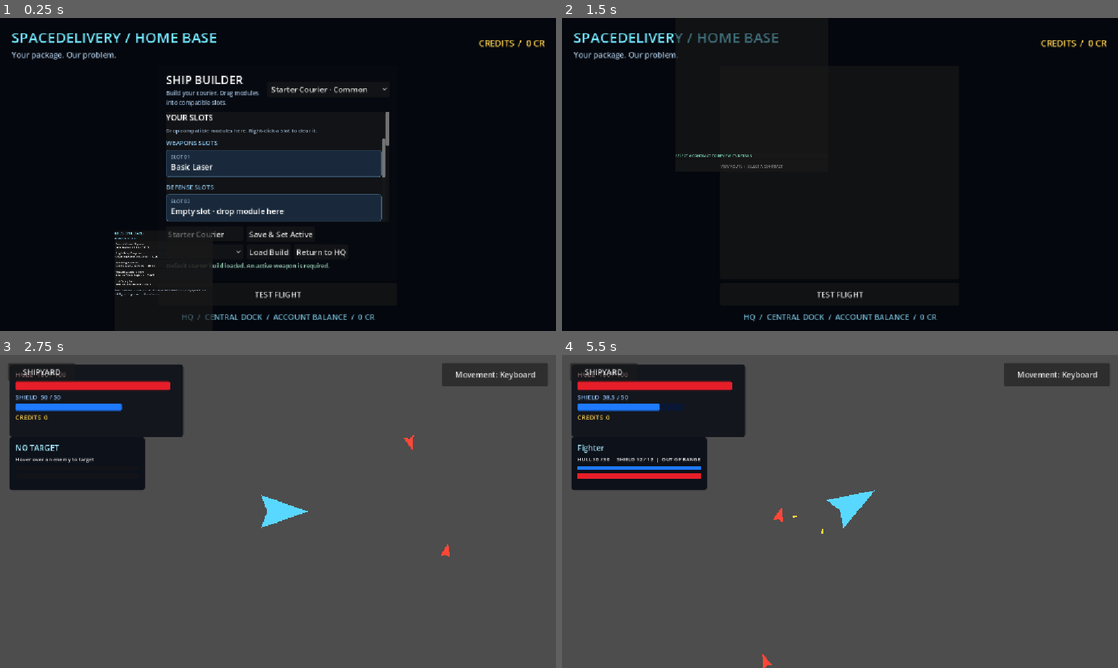
Above: before the commit, frames 1-4 (two rows, left to right).
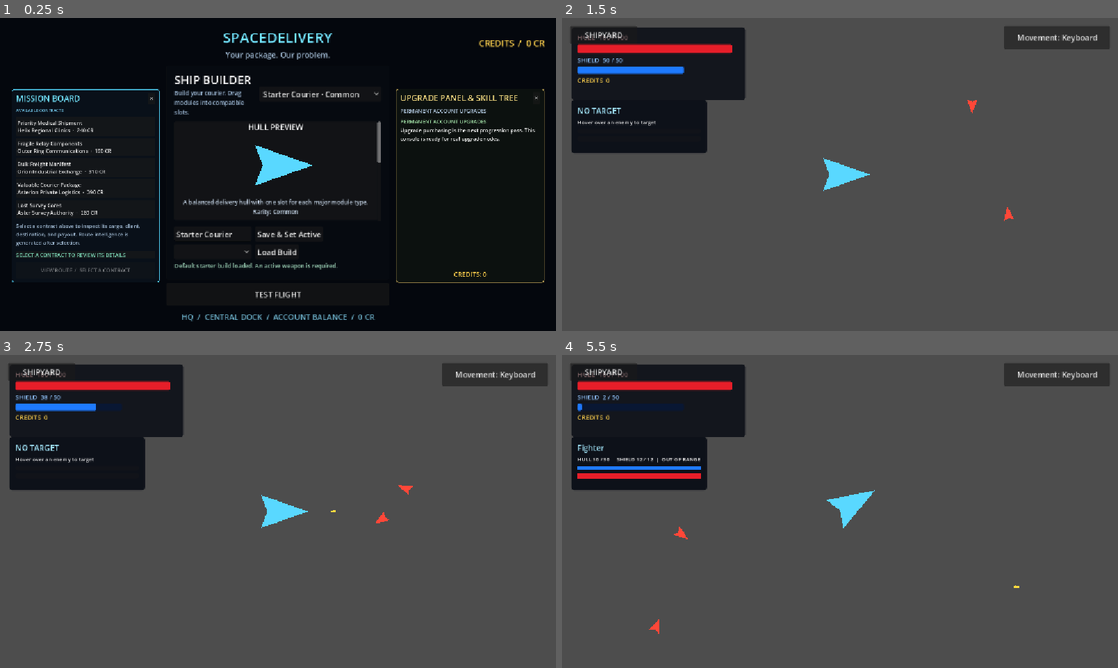
Above: after the commit, the same moments.

Repository: Bbran4/SpaceDelivery
Game: Godot game, scene res://scenes/hq.tscn
Same seed, same stepped clock (60 frames per second), same inputs: the game is played once before the commit and once after it.
Inputs (mouse positions are in pixels of both pictures, inside the frame that each line leads up to):
- Up to frame 1 (0.25 s): no input
- Up to frame 2 (1.5 s): click "Return to HQ" (after the commit: "TEST FLIGHT") at 0.5 s; click (773, 233) at 1.25 s, where only the run before the commit has a clickable "✕"
- Up to frame 3 (2.75 s): click (278, 630) at 2 s, where only the run before the commit has a clickable "TEST FLIGHT"
- Up to frame 4 (5.5 s): click "Movement: Keyboard" at 2.75 s; click "Movement: Mouse" at 3.5 s; click "SHIPYARD" at 4.25 s; click "Return to HQ" at 5 s

The runs differ from the first frame. In frame 1, 15% of the frame differs, in the area x 2-98%, y 4-97%; in frame 2, 91%, in the area x 0-100%, y 0-100%; in frame 3, 0.3%; in frame 4, 0.6%.

Commit message:
HQ Panels

Diff:
--- a/scenes/hq.tscn
+++ b/scenes/hq.tscn
@@ -3,6 +3,38 @@
 [ext_resource type="Script" path="res://scripts/ui/hq.gd" id="1_hq"]
 [ext_resource type="PackedScene" path="res://scenes/ui/ship_builder.tscn" id="2_builder"]
 [ext_resource type="Script" path="res://scripts/ui/focus_panel.gd" id="3_focus"]
+
+[sub_resource type="StyleBoxFlat" id="MissionPanelStyle"]
+bg_color = Color(0.035, 0.065, 0.1, 0.97)
+border_width_left = 2
+border_width_top = 2
+border_width_right = 2
+border_width_bottom = 2
+border_color = Color(0.3, 0.78, 0.92, 1)
+corner_radius_top_left = 8
+corner_radius_top_right = 8
+corner_radius_bottom_right = 8
+corner_radius_bottom_left = 8
+content_margin_left = 14.0
+content_margin_top = 12.0
+content_margin_right = 14.0
+content_margin_bottom = 12.0
+
+[sub_resource type="StyleBoxFlat" id="SkillPanelStyle"]
+bg_color = Color(0.05, 0.07, 0.06, 0.97)
+border_width_left = 2
+border_width_top = 2
+border_width_right = 2
+border_width_bottom = 2
+border_color = Color(0.85, 0.72, 0.38, 1)
+corner_radius_top_left = 8
+corner_radius_top_right = 8
+corner_radius_bottom_right = 8
+corner_radius_bottom_left = 8
+content_margin_left = 14.0
+content_margin_top = 12.0
+content_margin_right = 14.0
+content_margin_bottom = 12.0
 
 [node name="HQ" type="Control"]
 layout_mode = 3
@@ -42,6 +74,10 @@
 [node name="Header" type="HBoxContainer" parent="Layout/Column"]
 layout_mode = 2
 
+[node name="HeaderSpacer" type="Control" parent="Layout/Column/Header"]
+custom_minimum_size = Vector2(210, 0)
+layout_mode = 2
+
 [node name="Brand" type="VBoxContainer" parent="Layout/Column/Header"]
 layout_mode = 2
 size_flags_horizontal = 3
@@ -50,12 +86,14 @@
 layout_mode = 2
 theme_override_colors/font_color = Color(0.45, 0.9, 1, 1)
 theme_override_font_sizes/font_size = 30
-text = "SPACEDELIVERY / HOME BASE"
+text = "SPACEDELIVERY"
+horizontal_alignment = 1
 
 [node name="Subtitle" type="Label" parent="Layout/Column/Header/Brand"]
 layout_mode = 2
 theme_override_colors/font_color = Color(0.64, 0.74, 0.84, 1)
 text = "Your package. Our problem."
+horizontal_alignment = 1
 
 [node name="AccountBalance" type="Label" parent="Layout/Column/Header"]
 unique_name_in_owner = true
@@ -73,7 +111,7 @@
 theme_override_constants/separation = 14
 
 [node name="MissionSlot" type="Control" parent="Layout/Column/Main"]
-custom_minimum_size = Vector2(250, 0)
+custom_minimum_size = Vector2(260, 0)
 layout_mode = 2
 size_flags_horizontal = 3
 mouse_filter = 2
@@ -81,7 +119,7 @@
 [node name="Center" type="VBoxContainer" parent="Layout/Column/Main"]
 layout_mode = 2
 size_flags_horizontal = 3
-size_flags_stretch_ratio = 1.7
+size_flags_stretch_ratio = 1.5
 theme_override_constants/separation = 8
 
 [node name="BuilderPanel" type="PanelContainer" parent="Layout/Column/Main/Center"]
@@ -93,6 +131,7 @@
 layout_mode = 2
 size_flags_horizontal = 3
 size_flags_vertical = 3
+embedded = true
 
 [node name="CenterActions" type="VBoxContainer" parent="Layout/Column/Main/Center"]
 unique_name_in_owner = true
@@ -106,7 +145,7 @@
 text = "TEST FLIGHT"
 
 [node name="SkillSlot" type="Control" parent="Layout/Column/Main"]
-custom_minimum_size = Vector2(250, 0)
+custom_minimum_size = Vector2(260, 0)
 layout_mode = 2
 size_flags_horizontal = 3
 mouse_filter = 2
@@ -143,12 +182,13 @@
 mouse_filter = 0
 color = Color(0.008, 0.015, 0.028, 0.8)
 
-[node name="MissionPanel" type="PanelContainer" parent="PanelLayer" groups=["hq_focus_panels"]]
+[node name="MissionPanel" type="PanelContainer" parent="PanelLayer" node_paths=PackedStringArray("slot", "dim")]
 layout_mode = 0
+theme_override_styles/panel = SubResource("MissionPanelStyle")
 script = ExtResource("3_focus")
 slot = NodePath("../../Layout/Column/Main/MissionSlot")
 dim = NodePath("../Dim")
-focus_size = Vector2(680, 620)
+focus_size = Vector2(460, 600)
 
 [node name="MissionVBox" type="VBoxContainer" parent="PanelLayer/MissionPanel"]
 layout_mode = 2
@@ -176,6 +216,7 @@
 
 [node name="WelcomeText" type="Label" parent="PanelLayer/MissionPanel/MissionVBox/WelcomeContent"]
 unique_name_in_owner = true
+visible = false
 layout_mode = 2
 text = "Browse available contracts."
 autowrap_mode = 3
@@ -196,12 +237,13 @@
 layout_mode = 2
 theme_override_constants/separation = 6
 
-[node name="SkillPanel" type="PanelContainer" parent="PanelLayer" groups=["hq_focus_panels"]]
+[node name="SkillPanel" type="PanelContainer" parent="PanelLayer" node_paths=PackedStringArray("slot", "dim")]
 layout_mode = 0
+theme_override_styles/panel = SubResource("SkillPanelStyle")
 script = ExtResource("3_focus")
 slot = NodePath("../../Layout/Column/Main/SkillSlot")
 dim = NodePath("../Dim")
-focus_size = Vector2(680, 620)
+focus_size = Vector2(460, 600)
 
 [node name="SkillVBox" type="VBoxContainer" parent="PanelLayer/SkillPanel"]
 layout_mode = 2
--- a/scripts/ui/focus_panel.gd
+++ b/scripts/ui/focus_panel.gd
@@ -1,24 +1,57 @@
 extends PanelContainer
 class_name FocusPanel
+
+## A console panel that rests visibly inside a layout slot at reduced scale.
+## Clicking it animates it to the centre of the screen, dims everything behind
+## it, and lets the player interact with it. Esc, the dim backdrop, or
+## unfocus() sends it back to its slot.
+##
+## The panel is authored at `focus_size` and simply scaled down at rest, so the
+## animation only tweens position and scale (no layout work mid-animation).
+## It must be a child of a plain Control, not a Container.
+
 signal focused
 signal unfocused
+
+const GROUP: StringName = &"hq_focus_panels"
+
+## Empty Control in the HQ layout that defines where this panel rests.
 @export var slot: Control
+## Shared full-screen ColorRect behind focused panels.
 @export var dim: ColorRect
-@export var focus_size := Vector2(680.0, 620.0)
-@export_range(0.2, 1.0, 0.01) var min_home_scale := 0.3
-@export_range(0.2, 1.0, 0.01) var max_home_scale := 0.7
-@export_range(0.3, 1.0, 0.01) var screen_fill := 0.92
-@export_range(0.05, 2.0, 0.05) var animation_time := 0.35
-var is_focused := false
+## The size the panel is authored at, and shown at when focused.
+@export var focus_size: Vector2 = Vector2(460.0, 600.0)
+@export_range(0.2, 1.0, 0.01) var min_home_scale: float = 0.4
+@export_range(0.2, 1.0, 0.01) var max_home_scale: float = 0.8
+@export_range(0.3, 1.0, 0.01) var screen_fill: float = 0.94
+@export_range(0.05, 2.0, 0.05) var animation_time: float = 0.35
+
+var is_focused: bool = false
 var _tween: Tween
 var _click_catcher: Control
+
+
 func _ready() -> void:
-	add_to_group("hq_focus_panels")
+	if slot == null:
+		push_warning("FocusPanel '%s' has no slot assigned; it cannot rest in the layout." % name)
+	if dim == null:
+		push_warning("FocusPanel '%s' has no dim backdrop assigned." % name)
+
+	add_to_group(GROUP)
 	custom_minimum_size = focus_size
 	size = focus_size
-	pivot_offset = size * 0.5
+	# Scale from the top-left corner so global_position is simply the visual
+	# top-left. (With a centred pivot, global_position shifts as scale changes.)
+	pivot_offset = Vector2.ZERO
 	z_index = 1
-	resized.connect(func() -> void: pivot_offset = size * 0.5)
+	clip_contents = true
+	# Autowrap labels report a huge minimum height while they are still
+	# unwrapped, which can inflate this container on the first layout pass.
+	# Containers never shrink back on their own, so restore the authored size.
+	minimum_size_changed.connect(_restore_authored_size)
+
+	# Covers the content while resting so inner buttons cannot be pressed
+	# through the shrunken panel. Any left click focuses the panel.
 	_click_catcher = Control.new()
 	_click_catcher.name = "ClickCatcher"
 	_click_catcher.mouse_filter = Control.MOUSE_FILTER_STOP
@@ -27,71 +60,130 @@
 	_click_catcher.mouse_entered.connect(_set_hover.bind(true))
 	_click_catcher.mouse_exited.connect(_set_hover.bind(false))
 	add_child(_click_catcher)
+
 	if dim != null:
 		dim.visible = false
 		dim.modulate.a = 0.0
 		dim.gui_input.connect(_on_dim_input)
-	if slot != null: slot.resized.connect(_refresh_layout)
+
+	if slot != null:
+		# item_rect_changed fires on position changes as well as resizes.
+		slot.item_rect_changed.connect(_refresh_layout)
 	get_viewport().size_changed.connect(_refresh_layout)
 	_refresh_layout.call_deferred()
+
+
 func focus() -> void:
-	if is_focused: return
-	for panel in get_tree().get_nodes_in_group("hq_focus_panels"):
-		if panel != self and panel is FocusPanel: panel.unfocus()
+	if is_focused:
+		return
+	for other: Node in get_tree().get_nodes_in_group(GROUP):
+		if other != self and other is FocusPanel:
+			(other as FocusPanel).unfocus(true)
 	is_focused = true
 	z_index = 10
 	modulate = Color.WHITE
 	_click_catcher.visible = false
-	if dim != null: dim.visible = true
+	if dim != null:
+		dim.visible = true
 	_animate_to(_focus_position(), _focus_scale(), 1.0)
 	focused.emit()
-func unfocus() -> void:
-	if not is_focused: return
+
+
+## keep_dim is used when another panel is taking over, so the backdrop stays.
+func unfocus(keep_dim: bool = false) -> void:
+	if not is_focused:
+		return
 	is_focused = false
-	var tween := _animate_to(_home_position(), _home_scale(), 0.0)
+	var tween: Tween = _animate_to(_home_position(), _home_scale(), -1.0 if keep_dim else 0.0)
 	tween.chain().tween_callback(_on_unfocus_finished)
 	unfocused.emit()
+
+
 func _on_unfocus_finished() -> void:
-	if is_focused: return
+	if is_focused:
+		return
 	z_index = 1
 	_click_catcher.visible = true
-	if dim != null: dim.visible = false
+	if dim != null and not _any_panel_focused():
+		dim.visible = false
+
+
+func _any_panel_focused() -> bool:
+	for other: Node in get_tree().get_nodes_in_group(GROUP):
+		if other is FocusPanel and (other as FocusPanel).is_focused:
+			return true
+	return false
+
+
+## A negative dim_alpha leaves the backdrop untouched.
 func _animate_to(target_position: Vector2, target_scale: float, dim_alpha: float) -> Tween:
-	if _tween != null: _tween.kill()
-	_tween = create_tween().set_parallel(true)
-	_tween.set_trans(Tween.TRANS_CUBIC).set_ease(Tween.EASE_OUT)
+	if _tween != null:
+		_tween.kill()
+	_tween = create_tween()
+	_tween.set_parallel(true)
+	_tween.set_trans(Tween.TRANS_CUBIC)
+	_tween.set_ease(Tween.EASE_OUT)
 	_tween.tween_property(self, "global_position", target_position, animation_time)
 	_tween.tween_property(self, "scale", Vector2.ONE * target_scale, animation_time)
-	if dim != null: _tween.tween_property(dim, "modulate:a", dim_alpha, animation_time)
+	if dim != null and dim_alpha >= 0.0:
+		_tween.tween_property(dim, "modulate:a", dim_alpha, animation_time)
 	return _tween
+
+
+func _restore_authored_size() -> void:
+	if not size.is_equal_approx(focus_size):
+		set_deferred("size", focus_size)
+
+
 func _refresh_layout() -> void:
-	if _tween != null and _tween.is_running(): return
+	if _tween != null and _tween.is_running():
+		return
 	if is_focused:
+		scale = Vector2.ONE * _focus_scale()
 		global_position = _focus_position()
-		scale = Vector2.ONE * _focus_scale()
 	else:
+		scale = Vector2.ONE * _home_scale()
 		global_position = _home_position()
-		scale = Vector2.ONE * _home_scale()
+
+
 func _home_scale() -> float:
-	if slot == null or size.x <= 0.0 or size.y <= 0.0: return min_home_scale
-	return clampf(minf(slot.size.x / size.x, slot.size.y / size.y), min_home_scale, max_home_scale)
+	if slot == null or focus_size.x <= 0.0 or focus_size.y <= 0.0:
+		return min_home_scale
+	return clampf(minf(slot.size.x / focus_size.x, slot.size.y / focus_size.y), min_home_scale, max_home_scale)
+
+
 func _home_position() -> Vector2:
-	if slot == null: return global_position
-	return slot.global_position + slot.size * 0.5 - size * 0.5
+	if slot == null:
+		return global_position
+	return slot.global_position + slot.size * 0.5 - focus_size * _home_scale() * 0.5
+
+
 func _focus_scale() -> float:
-	var v := get_viewport_rect().size
-	return minf(1.0, minf(v.x * screen_fill / size.x, v.y * screen_fill / size.y))
+	var viewport_size: Vector2 = get_viewport_rect().size
+	return minf(1.0, minf(viewport_size.x * screen_fill / focus_size.x, viewport_size.y * screen_fill / focus_size.y))
+
+
 func _focus_position() -> Vector2:
-	return get_viewport_rect().size * 0.5 - size * 0.5
+	return get_viewport_rect().size * 0.5 - focus_size * _focus_scale() * 0.5
+
+
 func _set_hover(hovered: bool) -> void:
-	if is_focused: return
+	if is_focused:
+		return
 	modulate = Color(1.18, 1.18, 1.18) if hovered else Color.WHITE
+
+
 func _on_catcher_input(event: InputEvent) -> void:
 	if event is InputEventMouseButton and event.pressed and event.button_index == MOUSE_BUTTON_LEFT:
 		focus()
 		_click_catcher.accept_event()
+
+
 func _on_dim_input(event: InputEvent) -> void:
-	if is_focused and event is InputEventMouseButton and event.pressed and event.button_index == MOUSE_BUTTON_LEFT: unfocus()
+	if is_focused and event is InputEventMouseButton and event.pressed and event.button_index == MOUSE_BUTTON_LEFT:
+		unfocus()
+
+
 func _unhandled_input(event: InputEvent) -> void:
 	if is_focused and event.is_action_pressed("ui_cancel"):
 		unfocus()
--- a/scripts/ui/ship_builder.gd
+++ b/scripts/ui/ship_builder.gd
@@ -29,6 +29,10 @@
 signal builder_closed
 signal build_changed
 
+## When true the builder is a permanent part of the HQ screen: it cannot be
+## closed, so the Close and Return buttons are hidden.
+@export var embedded: bool = false
+
 @onready var body: BoxContainer = %Body
 @onready var hull_picker: OptionButton = %HullPicker
 @onready var preview_ship: Polygon2D = %PreviewShip
@@ -60,11 +64,31 @@
 	module_hint.visible = false
 	module_scroll.visible = false
 	close_button.pressed.connect(_on_back_pressed)
-	close_button.visible = false
+	close_button.visible = not embedded
+	if embedded:
+		_apply_embedded_layout()
 	_center_ship_preview()
 	_populate_hulls()
 	_refresh_saved_builds()
 	_load_active_build_into_editor()
+
+
+func _apply_embedded_layout() -> void:
+	var return_button: Button = get_node_or_null("Margin/Layout/Footer/BuildControls/TestFlightButton") as Button
+	if return_button != null:
+		return_button.visible = false
+	# In the narrow HQ column the panels stack vertically: show the hull
+	# preview first and keep every panel compact so little scrolling is needed.
+	var center_panel: Control = body.get_node_or_null("CenterPanel") as Control
+	if center_panel != null:
+		body.move_child(center_panel, 0)
+		center_panel.custom_minimum_size.y = 170.0
+	var slots_panel: Control = body.get_node_or_null("SlotsPanel") as Control
+	if slots_panel != null:
+		slots_panel.custom_minimum_size.y = 150.0
+	var modules_panel: Control = body.get_node_or_null("ModulesPanel") as Control
+	if modules_panel != null:
+		modules_panel.custom_minimum_size.y = 150.0
 
 
 func _update_layout() -> void:
@@ -473,6 +497,8 @@
 
 
 func _on_back_pressed() -> void:
+	if embedded:
+		return
 	visible = false
 	module_title.visible = false
 	module_hint.visible = false
